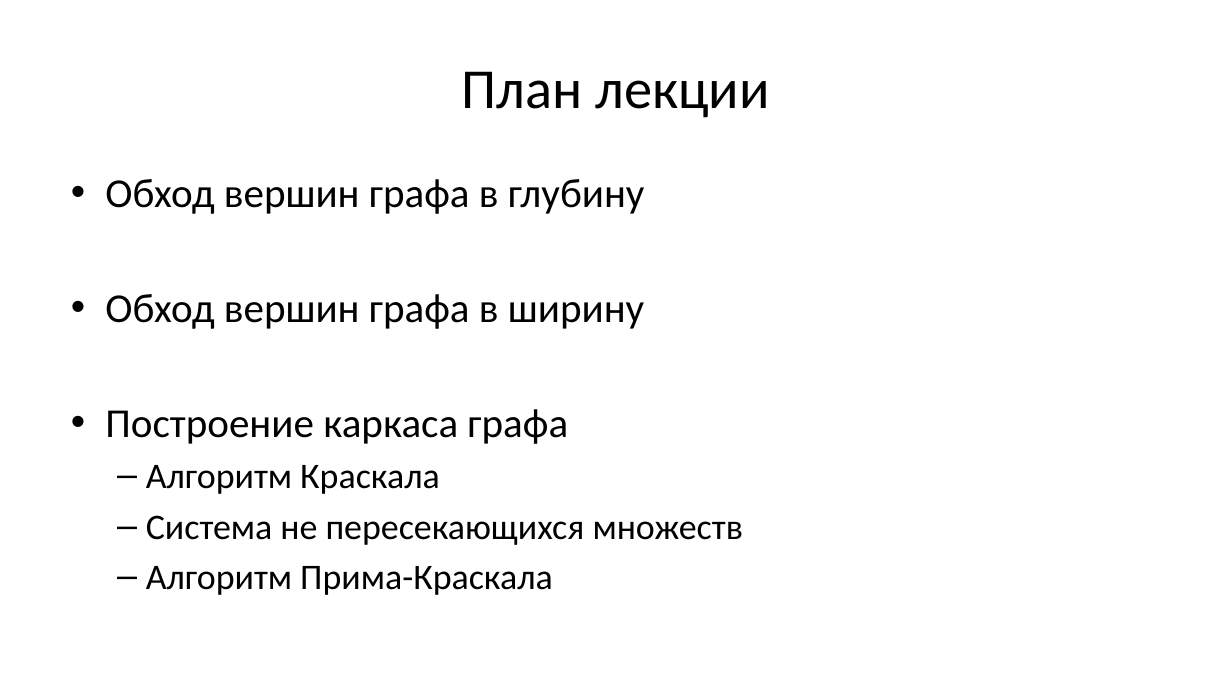
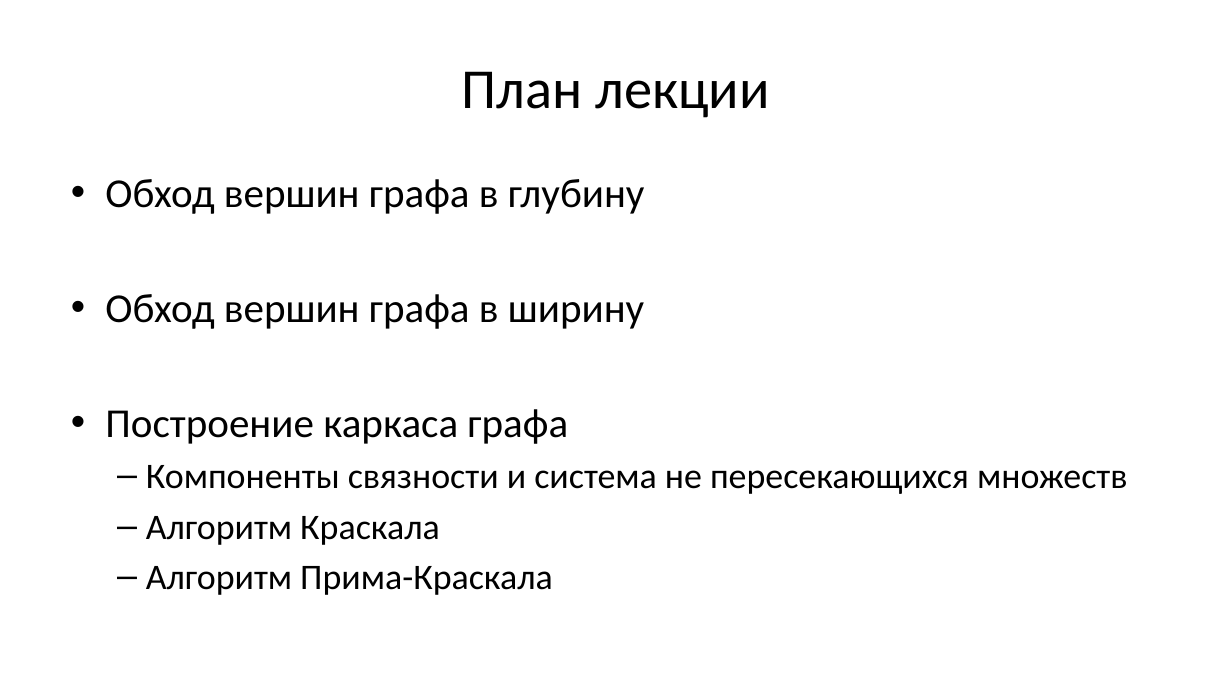
Before and after one commit to Evgueni-Petrov-aka-espetrov/Algorithms-and-Programming-in-C-pptx, a slide deck: slide 2 of 16 Обходы и каркасы графа.pptx. Drawn at 1232x693 pixels with LibreOffice and Linux fonts; fonts in the diff are those of the drawing. Boxes give left, top, right and bottom in pixels: in the first picture for what was removed or moved away, otherwise in the second. Text is boxed around its words. In the diff, an @@ line names an element or a change of style, - is before the commit and + after.

Commit message:
вынес снм и компоненты связности в отдельную тему, добавил классную картинку про взвешенный граф

```diff
--- a/16 Обходы и каркасы графа.pptx
+++ b/16 Обходы и каркасы графа.pptx
@@ text at <box>146,465,1127,494</box>: paragraph added @@
+  – Компоненты связности и система не пересекающихся множеств
@@ text at <box>146,515,743,545</box>: paragraph removed @@
-  – Система не пересекающихся множеств
```
Also in this commit, not shown: 7 other slides changed, 15 slides added, 5 slides removed.
